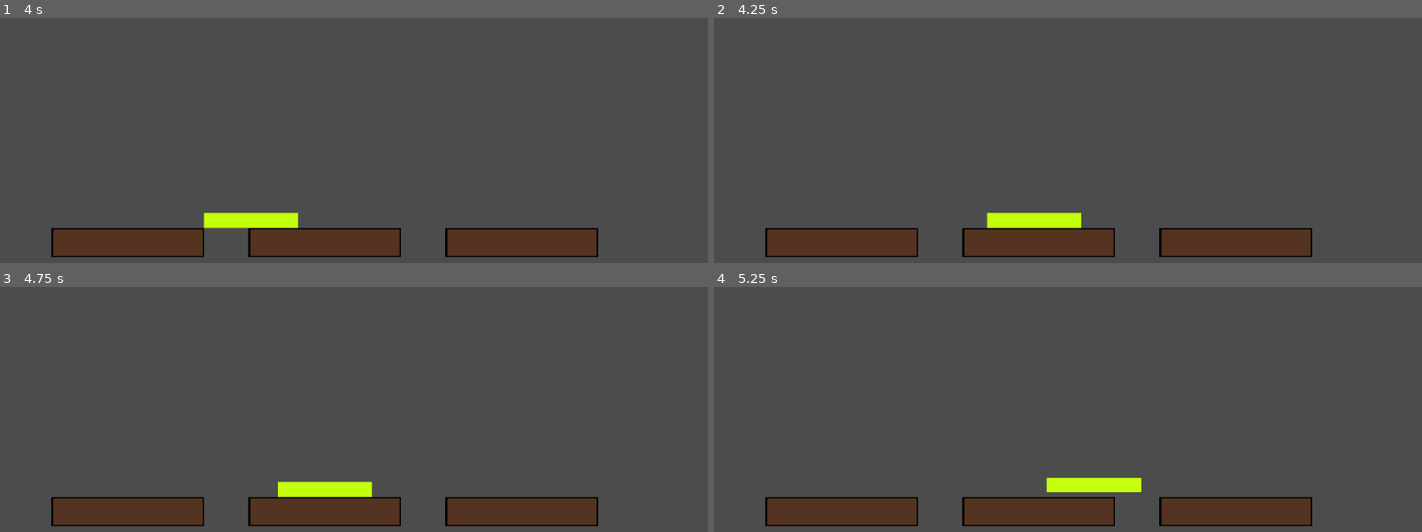
Above: before the commit, frames 1-4 (two rows, left to right).
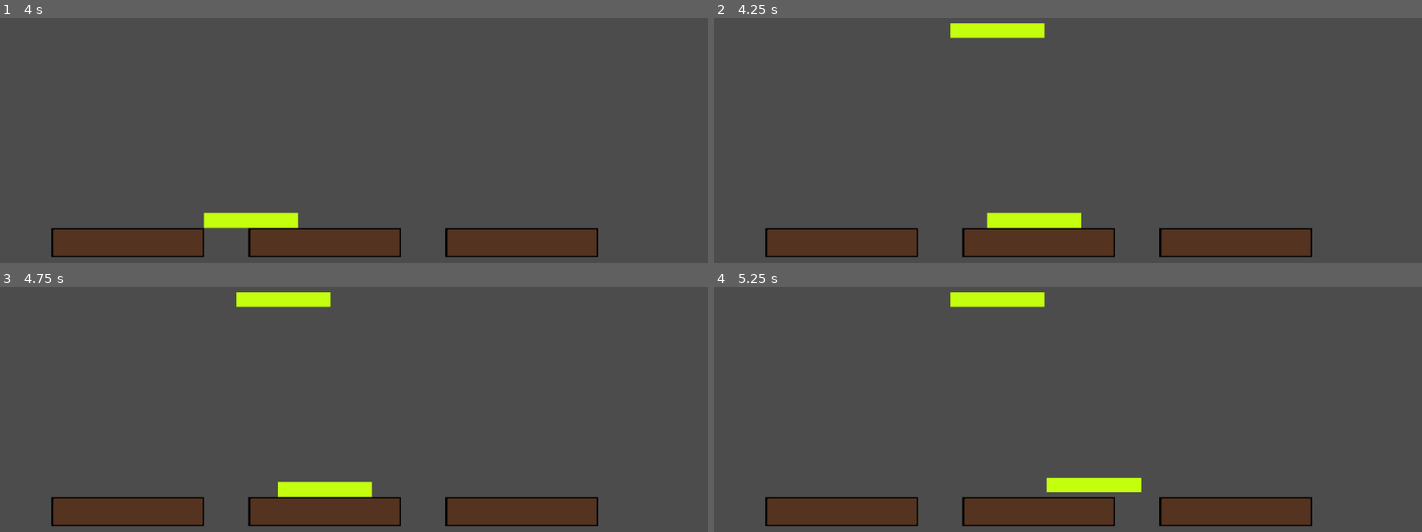
Above: after the commit, the same moments.

Repository: rinnegan72/project_resserrected
Game: Godot game, scene res://movement.tscn
Two runs of this game, one before a commit and one after it. Both use one fixed random seed, a clock stepped at 60 frames per second and the inputs below.
Inputs:
- Up to frame 1 (4 s): tap Enter at 0.5 s; hold D (tower right) 0.53-1.28 s; hold S (tower leftdown) 1.28-2.03 s; hold D (tower right) 2.03-2.78 s; hold Q (tower leftup) 2.78-3.53 s; hold A (tower left) from 3.53 s (still down)
- Up to frame 2 (4.25 s): keep holding A (tower left); tap 1 (loadTest) at 4.15 s
- Up to frame 3 (4.75 s): keep holding A (tower left)
- Up to frame 4 (5.25 s): tap Space at 5 s; release A (tower left) at 5.03 s; hold S (tower leftdown) from 5.03 s (still down)

Frame 1 is identical in both runs. In frame 2, 0.8% of the frame differs, in the area x 33-47%, y 2-9%; in frame 3, 0.8%; in frame 4, 0.8%.

Commit message:
some good news

Diff:
--- /dev/null
+++ b/addsprite.gd
@@ -0,0 +1,18 @@
+extends Node2D
+
+
+# Declare member variables here. Examples:
+# var a = 2
+# var b = "text"
+
+
+# Called when the node enters the scene tree for the first time.
+func _input(event):
+	if event.is_action_pressed("loadTest"):
+		var scene = load("res://disk.tscn")
+		var instance = scene.instance()
+		add_child(instance)
+
+# Called every frame. 'delta' is the elapsed time since the previous frame.
+#func _process(delta):
+#	pass
--- a/disk.tscn
+++ b/disk.tscn
@@ -1,7 +1,6 @@
-[gd_scene load_steps=4 format=2]
+[gd_scene load_steps=3 format=2]
 
 [ext_resource path="res://disks.png" type="Texture" id=1]
-[ext_resource path="res://Tower.png" type="Texture" id=2]
 
 [sub_resource type="RectangleShape2D" id=1]
 extents = Vector2( 68, 10 )
@@ -15,7 +14,3 @@
 
 [node name="CollisionShape2D" type="CollisionShape2D" parent="."]
 shape = SubResource( 1 )
-
-[node name="Tower" type="Sprite" parent="."]
-position = Vector2( 31, 60 )
-texture = ExtResource( 2 )
--- a/movement.tscn
+++ b/movement.tscn
@@ -1,13 +1,15 @@
-[gd_scene load_steps=5 format=2]
+[gd_scene load_steps=6 format=2]
 
 [ext_resource path="res://Tower.png" type="Texture" id=1]
 [ext_resource path="res://disks.png" type="Texture" id=2]
 [ext_resource path="res://new_script.gd" type="Script" id=3]
+[ext_resource path="res://addsprite.gd" type="Script" id=4]
 
 [sub_resource type="RectangleShape2D" id=1]
 extents = Vector2( 68, 11 )
 
 [node name="Node2D" type="Node2D"]
+script = ExtResource( 4 )
 
 [node name="Tower" type="Sprite" parent="."]
 position = Vector2( 185, 532 )
--- a/new_script.gd
+++ b/new_script.gd
@@ -24,10 +24,6 @@
 	if event.is_action_pressed("tower rightdown"):
 		target.x += -285
 		target.y += -22.5
-	if event.is_action_pressed("loadTest"):
-		var scene = load("res://disk.tscn")
-		var instance = scene.instance()
-		add_child(instance)
 
 func _physics_process(delta):
 	velocity = position.direction_to(target) * speed
